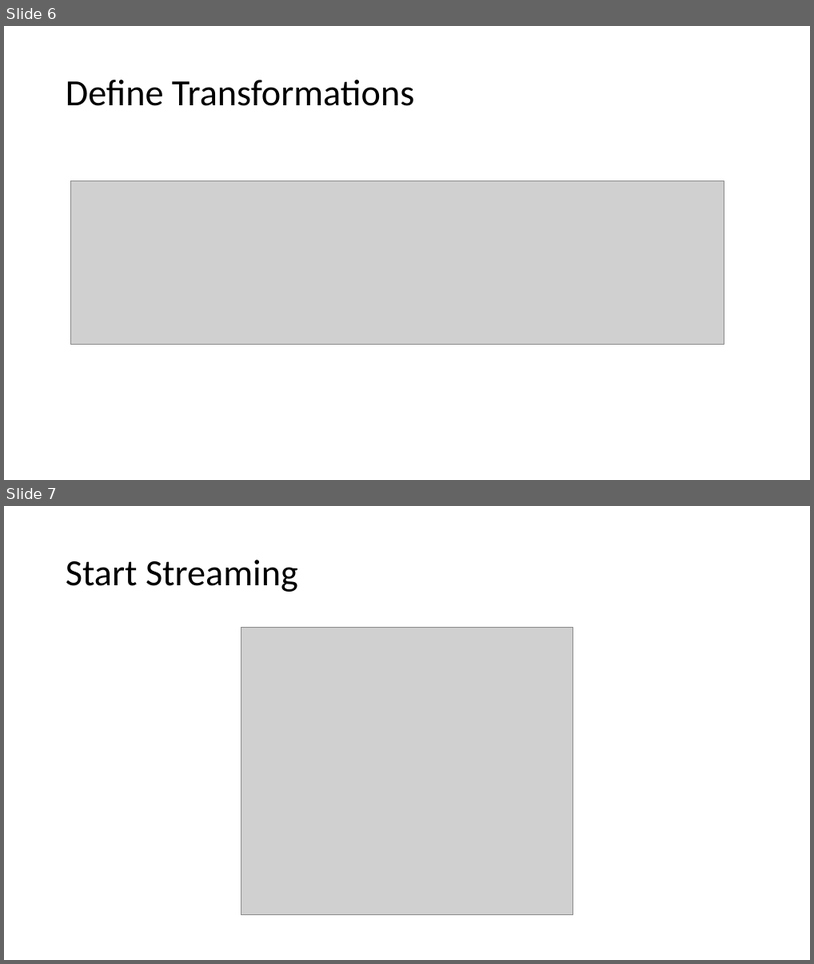
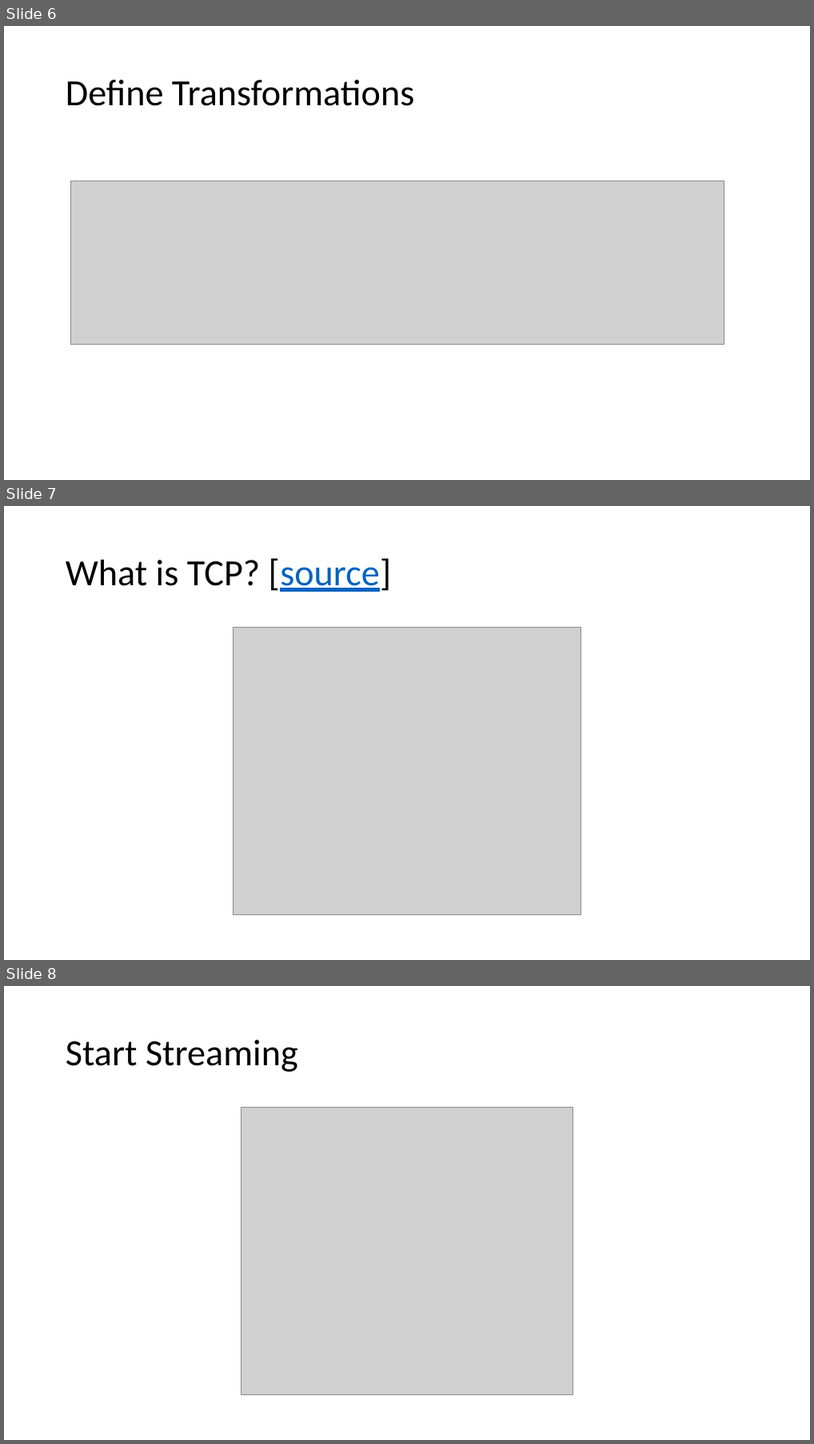
Before and after one commit to marilynwaldman/course, a slide deck: spark/09-SparkStreaming/01-Stream-TCP.pptx. Shown one above the other, each under a label of ours: slides 6 and 7 before the commit, slides 6, 7 and 8 after it. The pictures are 814x964 and 814x1444 pixels, drawn with LibreOffice and Linux fonts; fonts in the diff are those of the drawing; grey boxes stand for pictures. Boxes give left, top, right and bottom in pixels: in the first picture for what was removed or moved away, otherwise in the second. Text is boxed around its words. In the diff, an @@ line names an element or a change of style, - is before the commit and + after.

```diff
--- a/spark/09-SparkStreaming/01-Stream-TCP.pptx
+++ b/spark/09-SparkStreaming/01-Stream-TCP.pptx
@@ slide 7 added at (4,506,810,960), background #FFFFFF @@
@@ title added at (66,558,392,592), 44 pt, text #000000 @@
+What is TCP? [source]
@@ picture added at (234,627,581,915) @@
@@ what was slide 7 is now slide 8 @@
```
Also in this commit, not shown: 1 other file.
